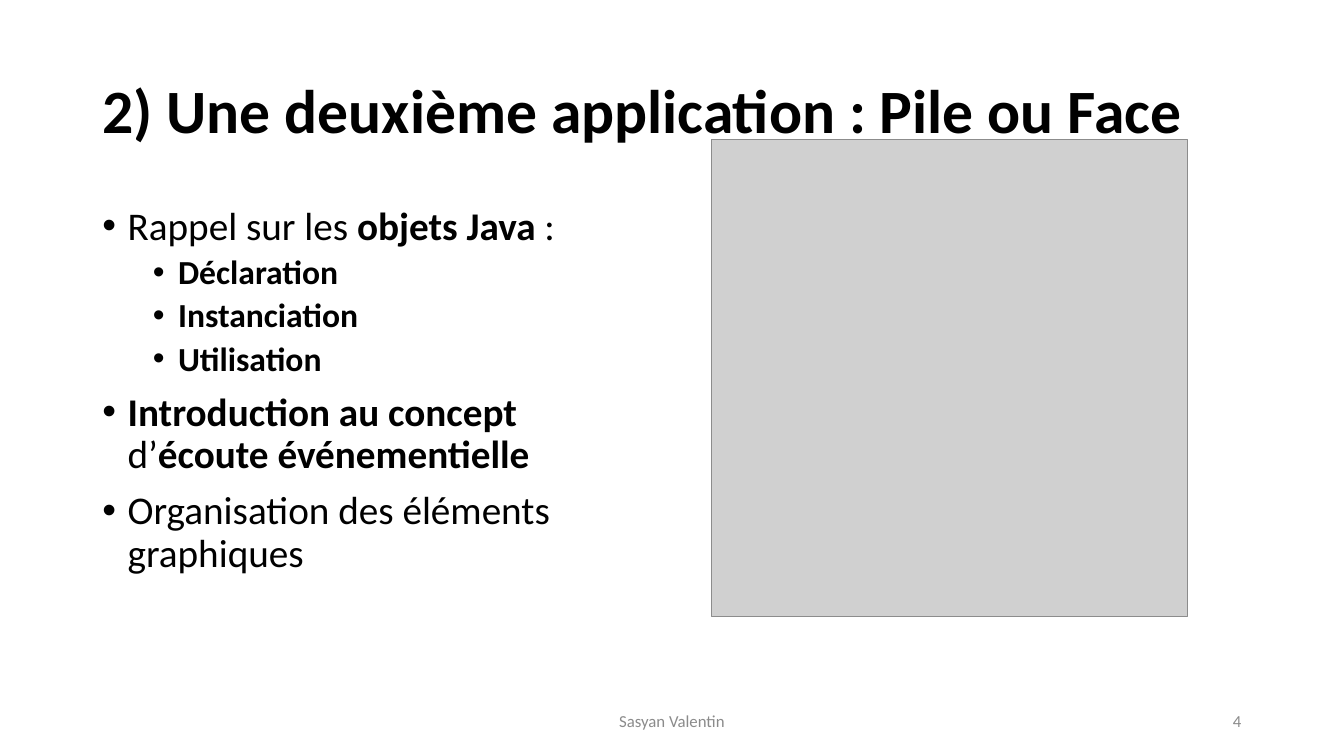
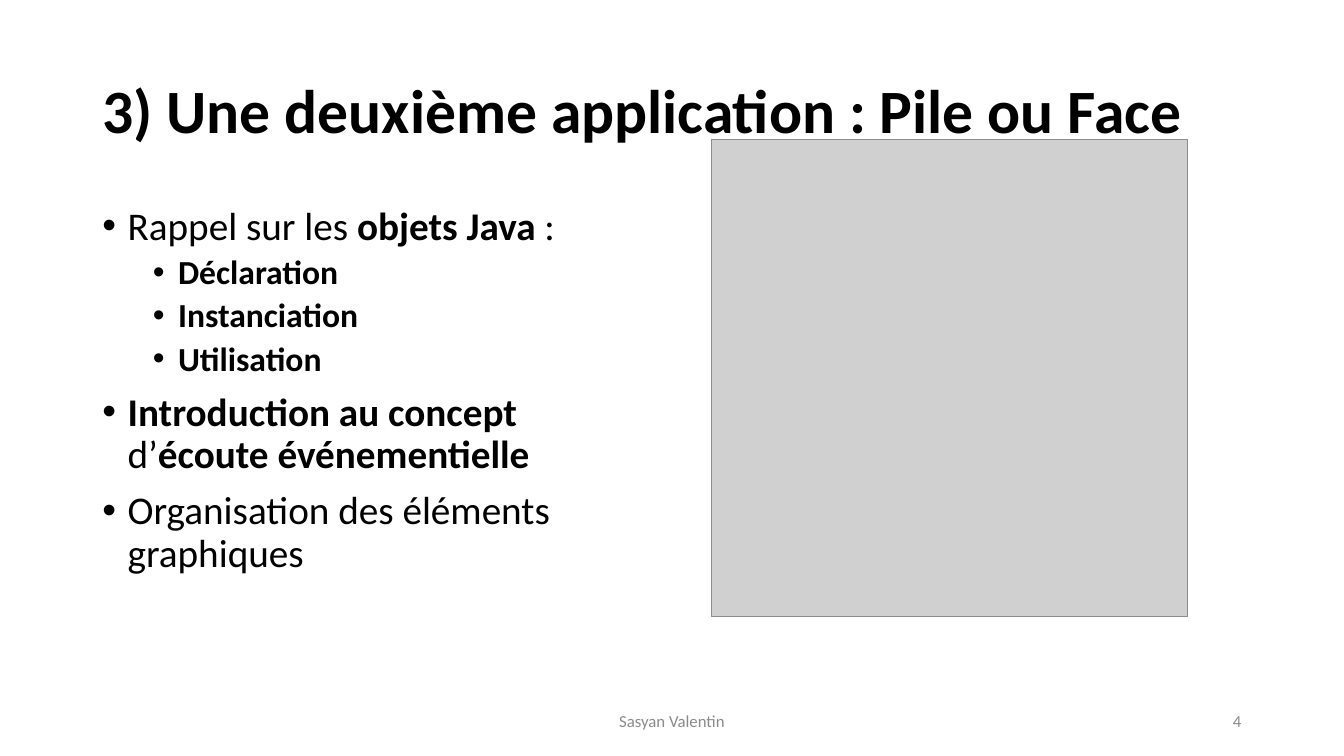
Before and after one commit to VSasyan/AndroidENSG, a slide deck: slide 4 of plan_du_cours.pptx. Drawn at 1344x756 pixels with LibreOffice and Linux fonts; fonts in the diff are those of the drawing; grey boxes stand for pictures. Boxes give left, top, right and bottom in pixels: in the first picture for what was removed or moved away, otherwise in the second. Text is boxed around its words. In the diff, an @@ line names an element or a change of style, - is before the commit and + after.

```diff
--- a/plan_du_cours.pptx
+++ b/plan_du_cours.pptx
@@ title at [102, 87, 1182, 148]: text changed @@
-2) Une deuxième application : Pile ou Face
+3) Une deuxième application : Pile ou Face
```
Also in this commit, not shown: 6 other slides changed, 31 other files.
